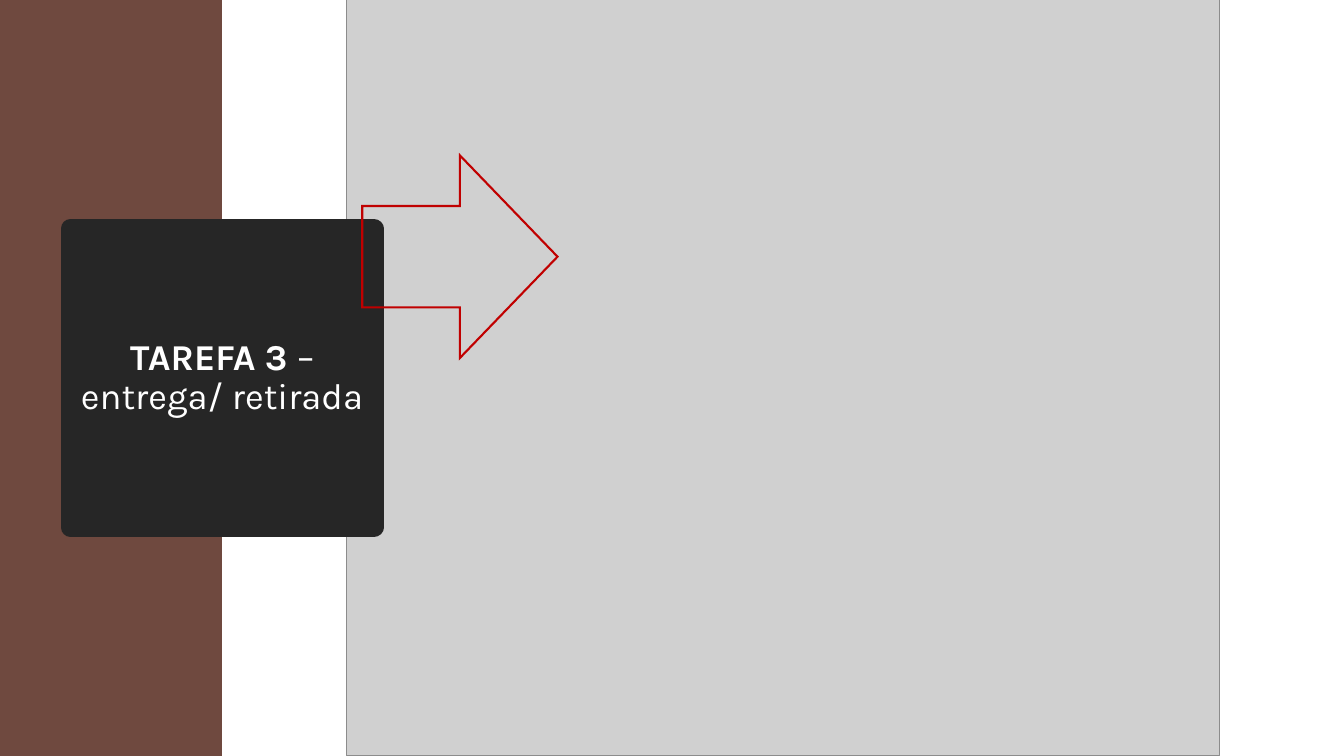
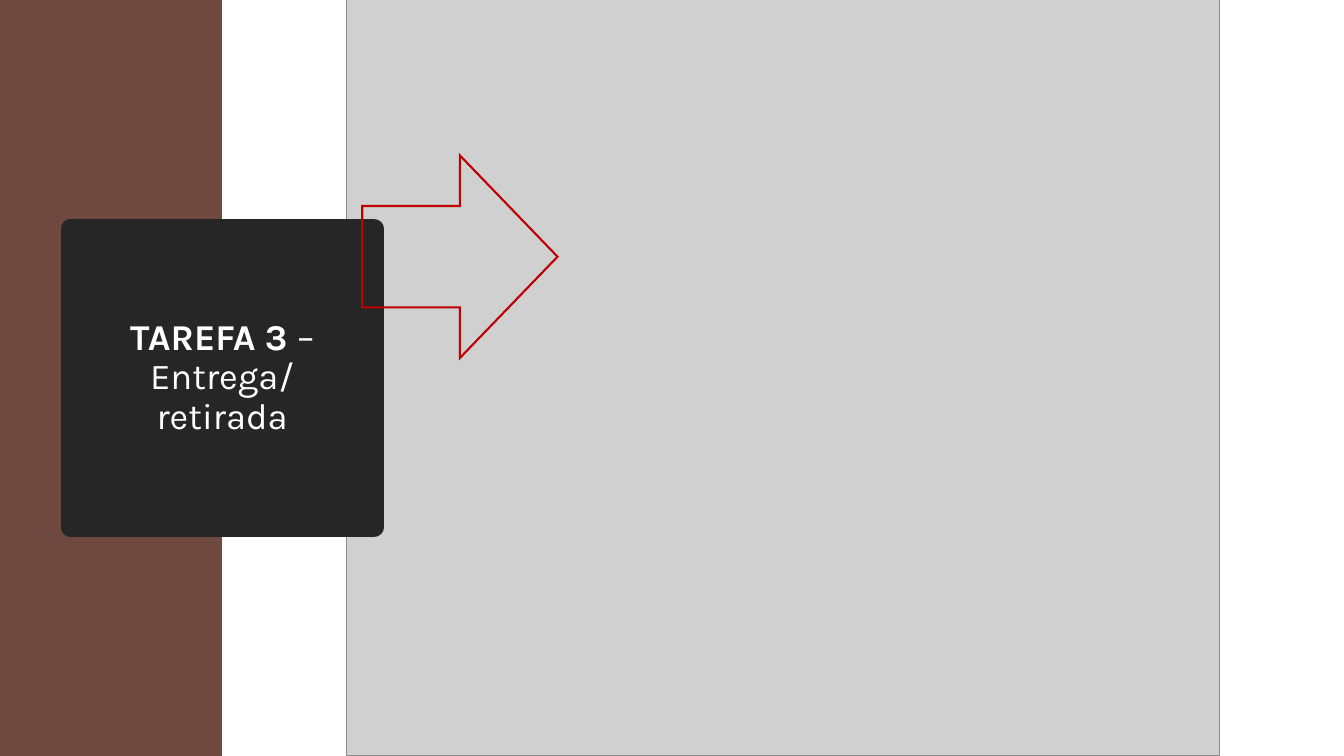
Before and after one commit to ICEI-PUC-Minas-PMV-SI/pmv-si-2026-1-pe3-t3-squad-05, a slide deck: slide 20 of docs/testes/Fluxo.pptx (slide 21 before the commit). Drawn at 1344x756 pixels with LibreOffice and Linux fonts; fonts in the diff are those of the drawing; grey boxes stand for pictures. Boxes give left, top, right and bottom in pixels: in the first picture for what was removed or moved away, otherwise in the second. Text is boxed around its words. In the diff, an @@ line names an element or a change of style, - is before the commit and + after.

```diff
--- a/docs/testes/Fluxo.pptx
+++ b/docs/testes/Fluxo.pptx
@@ title at (130, 326, 294, 430): text changed @@
-TAREFA 3 – entrega/ retirada
+TAREFA 3 – Entrega/ retirada
```
Also in this commit, not shown: 12 other slides changed, 1 slide removed.
